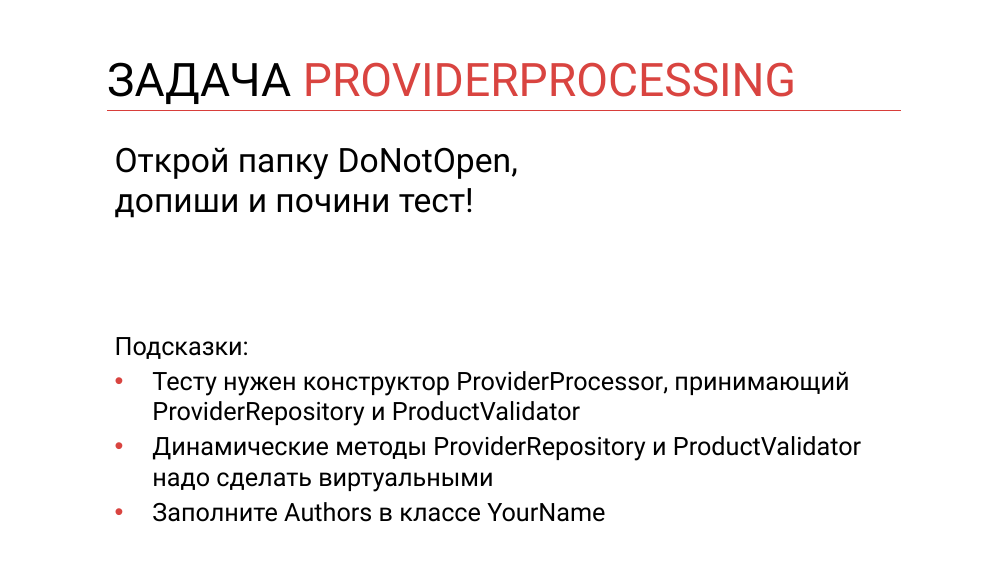
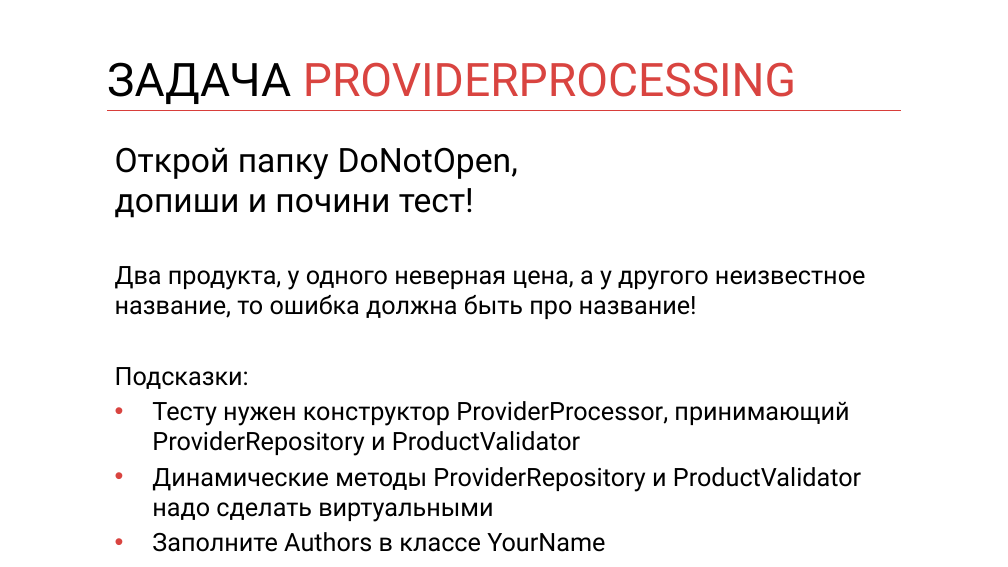
Before and after one commit to kontur-courses/legacy, a slide deck: slide 19 of legacy.pptx (slide 16 before the commit). Drawn at 1008x567 pixels with LibreOffice and Linux fonts; fonts in the diff are those of the drawing. Boxes give left, top, right and bottom in pixels: in the first picture for what was removed or moved away, otherwise in the second. Text is boxed around its words. In the diff, an @@ line names an element or a change of style, - is before the commit and + after.

```diff
--- a/legacy.pptx
+++ b/legacy.pptx
@@ text at <box>115,266,866,319</box>: paragraph added @@
+Два продукта, у одного неверная цена, а у другого неизвестное название, то ошибка должна быть про название!
```
Also in this commit, not shown: 3 other slides changed, 3 slides added.
